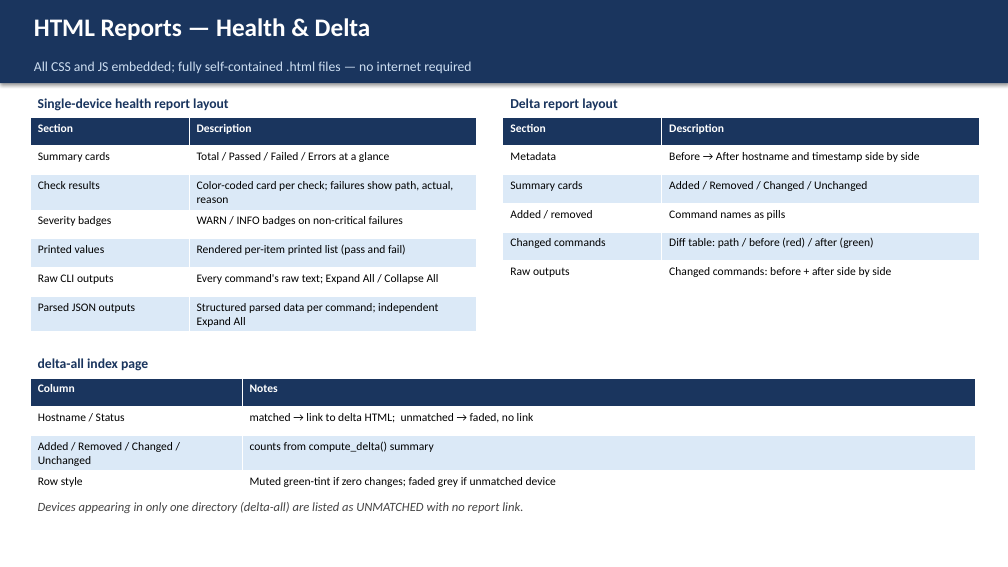
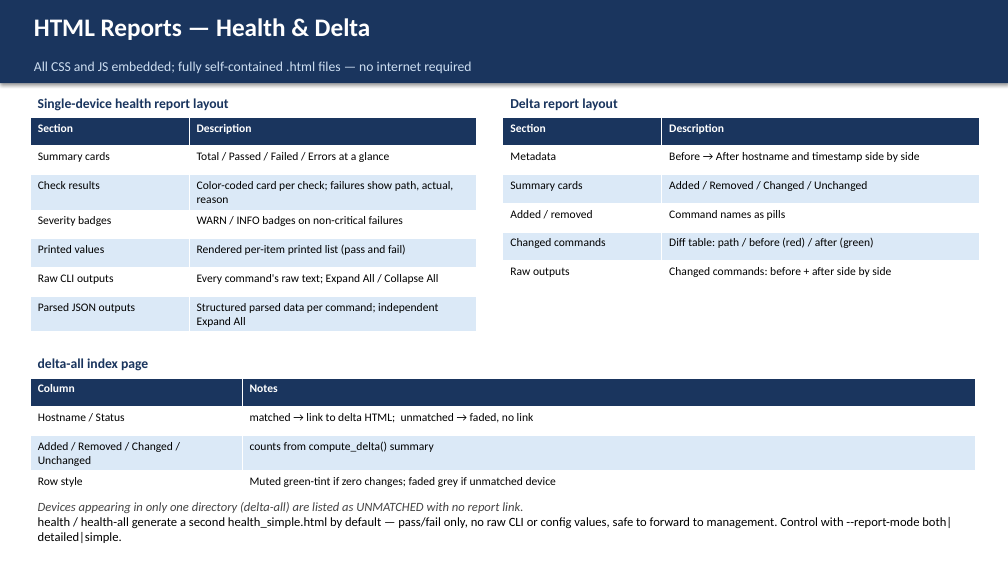
Before and after one commit to omi23484/checklist-project, a slide deck: slide 22 of network_cli_parser/PARSER_SOP.pptx. Drawn at 1008x567 pixels with LibreOffice and Linux fonts; fonts in the diff are those of the drawing. Boxes give left, top, right and bottom in pixels: in the first picture for what was removed or moved away, otherwise in the second. Text is boxed around its words. In the diff, an @@ line names an element or a change of style, - is before the commit and + after.

```diff
--- a/network_cli_parser/PARSER_SOP.pptx
+++ b/network_cli_parser/PARSER_SOP.pptx
@@ text at <box>38,517,952,528</box>: paragraph added @@
+health / health-all generate a second health_simple.html by default — pass/fail only, no raw CLI or config values, safe to forward to management. Control with --report-mode both|detailed|simple.
```
Also in this commit, not shown: 2 other slides changed, 1 slide added, 3 other files.
